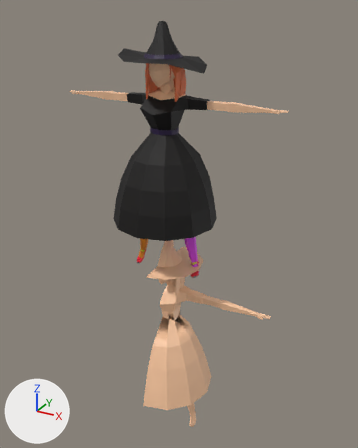
Two versions of the glTF model Ryddelmyst_5.8/Content/Ryddelmyst_Assets/Meshes/witch_anims.glb, one commit apart.
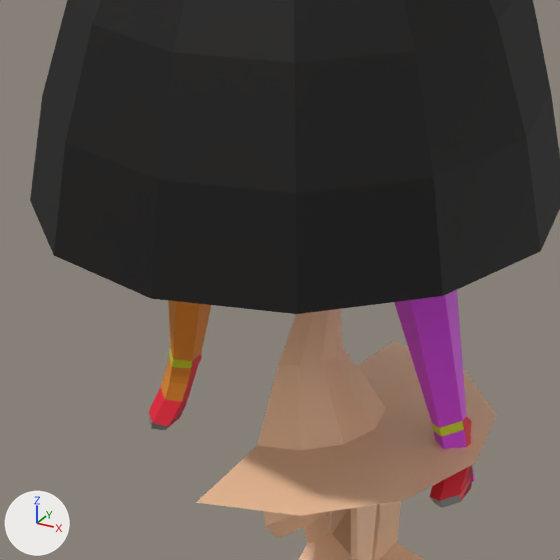
There are two pictures of each version: one whole from a 50 mm camera at (17.3, -29.3, 18.5) aimed at (0.5, 1.2, 3.2), one close up on the part from 30% to 60% of the width and 40% to 64% of the height. Arrows for +X, +Y and +Z are at lower left; the lights stay in place. The last two pictures show the newer version.

In view in the first close-up: 'Body', 'Body.001'.
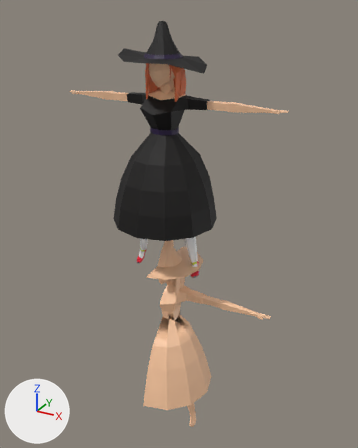
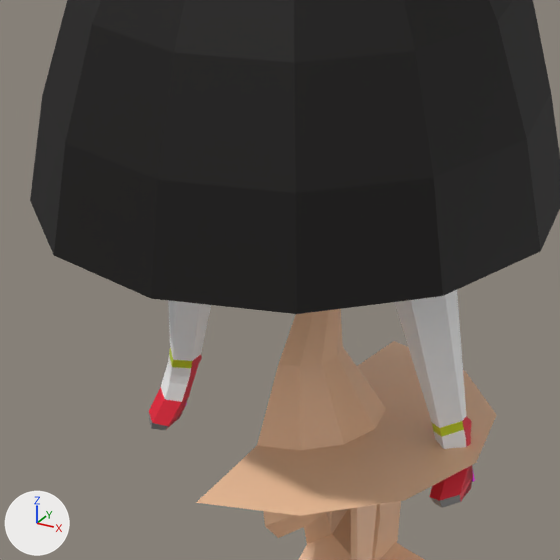
Boxes (x1, y1, x2, y2) around the edits, measured in the close-ups (560 x 560 px):
'Body', recoloured (lighter): (158, 287, 470, 471) in both

What changed in the scene script:
```text
Change mat_left_stocking:
    remove n2 = _N.new('ShaderNodeMix'); n2.name = 'Mix'
    remove n2.data_type = 'RGBA'
    remove n2.blend_type = 'MULTIPLY'
    remove n2.inputs[0].default_value = 1.0  # 'Factor'
    remove n2.inputs[7].default_value = (0.721, 0.0616, 0.8, 1.0)  # 'B', pink #dd46e7
    where n0 = _N.new('ShaderNodeBsdfPrincipled'); n0.name = 'Principled BSDF'
    where n3 = _N.new('ShaderNodeVertexColor'); n3.name = 'Color Attribute'
    remove _L.new(n2.outputs[2], n0.inputs[0])  # 'Result' to 'Base Color'
    remove _L.new(n3.outputs[0], n2.inputs[6])  # 'Color' to 'A'
    add _L.new(n3.outputs[0], n0.inputs[0])  # 'Color' to 'Base Color'
Change mat_right_stocking:
    remove n2 = _N.new('ShaderNodeMix'); n2.name = 'Mix'
    remove n2.data_type = 'RGBA'
    remove n2.blend_type = 'MULTIPLY'
    remove n2.inputs[0].default_value = 1.0  # 'Factor'
    remove n2.inputs[7].default_value = (0.8, 0.255, 0.0172, 1.0)  # 'B', orange #e78a23
    where n0 = _N.new('ShaderNodeBsdfPrincipled'); n0.name = 'Principled BSDF'
    where n3 = _N.new('ShaderNodeVertexColor'); n3.name = 'Color Attribute'
    remove _L.new(n2.outputs[2], n0.inputs[0])  # 'Result' to 'Base Color'
    remove _L.new(n3.outputs[0], n2.inputs[6])  # 'Color' to 'A'
    add _L.new(n3.outputs[0], n0.inputs[0])  # 'Color' to 'Base Color'
```
